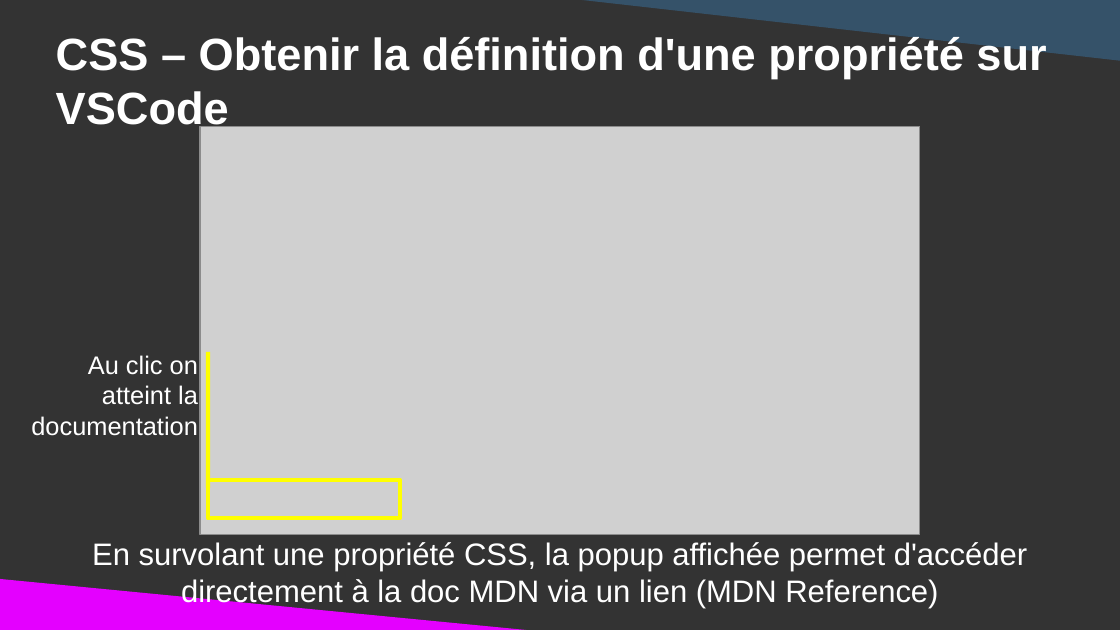
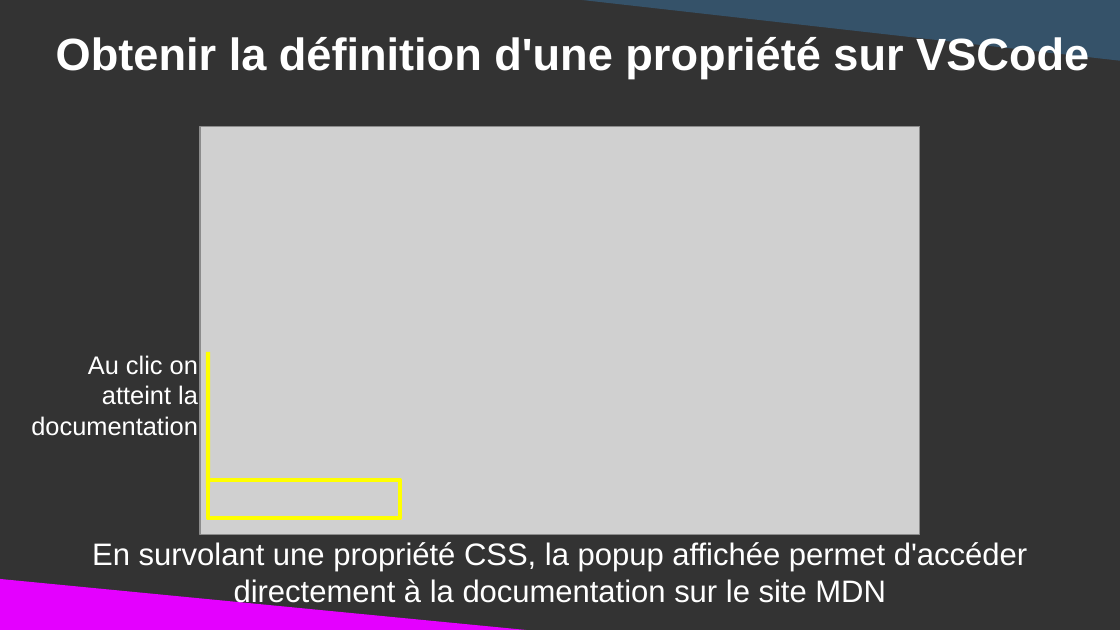
Before and after one commit to DanYellow/cours, a slide deck: slide 87 of integration-web-s1/travaux-pratiques/numero-3/presentation.odp. Drawn at 1120x630 pixels with LibreOffice and Linux fonts; fonts in the diff are those of the drawing; grey boxes stand for pictures. Boxes give left, top, right and bottom in pixels: in the first picture for what was removed or moved away, otherwise in the second. Text is boxed around its words. In the diff, an @@ line names an element or a change of style, - is before the commit and + after.

```diff
--- a/integration-web-s1/travaux-pratiques/numero-3/presentation.odp
+++ b/integration-web-s1/travaux-pratiques/numero-3/presentation.odp
@@ title at (x1=56, y1=34, x2=1089, y2=78): text changed @@
-CSS – Obtenir la définition d'une propriété sur VSCode
+Obtenir la définition d'une propriété sur VSCode
@@ title at (x1=92, y1=542, x2=1027, y2=608): text changed @@
-En survolant une propriété CSS, la popup affichée permet d'accéder directement à la doc MDN via un lien (MDN Reference)
+En survolant une propriété CSS, la popup affichée permet d'accéder directement à la documentation sur le site MDN
```
Also in this commit, not shown: 48 other slides changed, 1 slide added, 1 slide removed, 3 other files.
